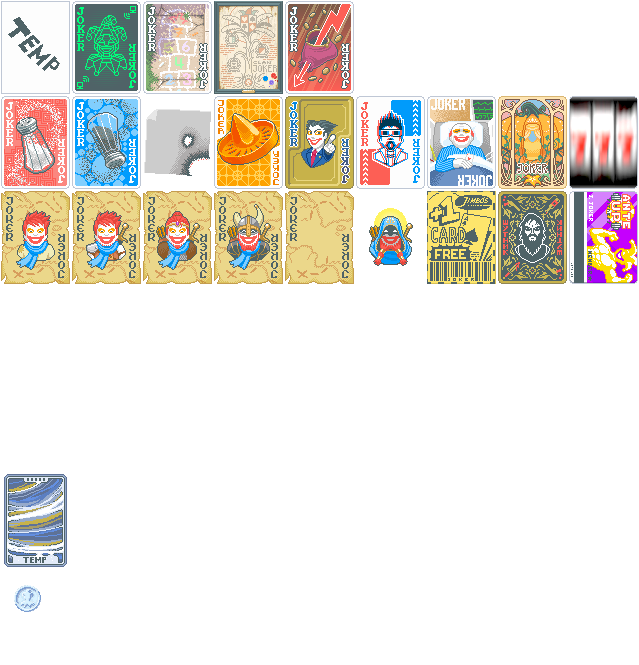
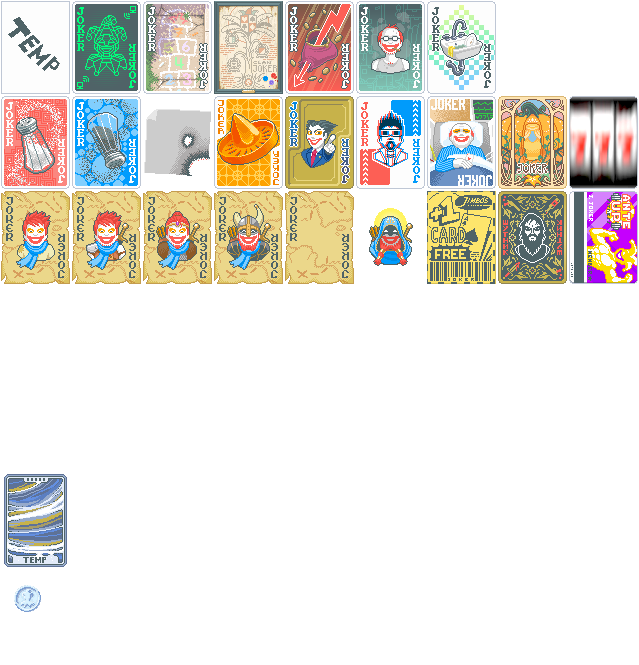
Revision of a layered 639 x 665 image; what changed, layer by layer:
added layer "kitchen_sink" above "scalper" over [427, 1, 496, 94]
added layer "scalper" above "inthered" over [356, 1, 425, 94]